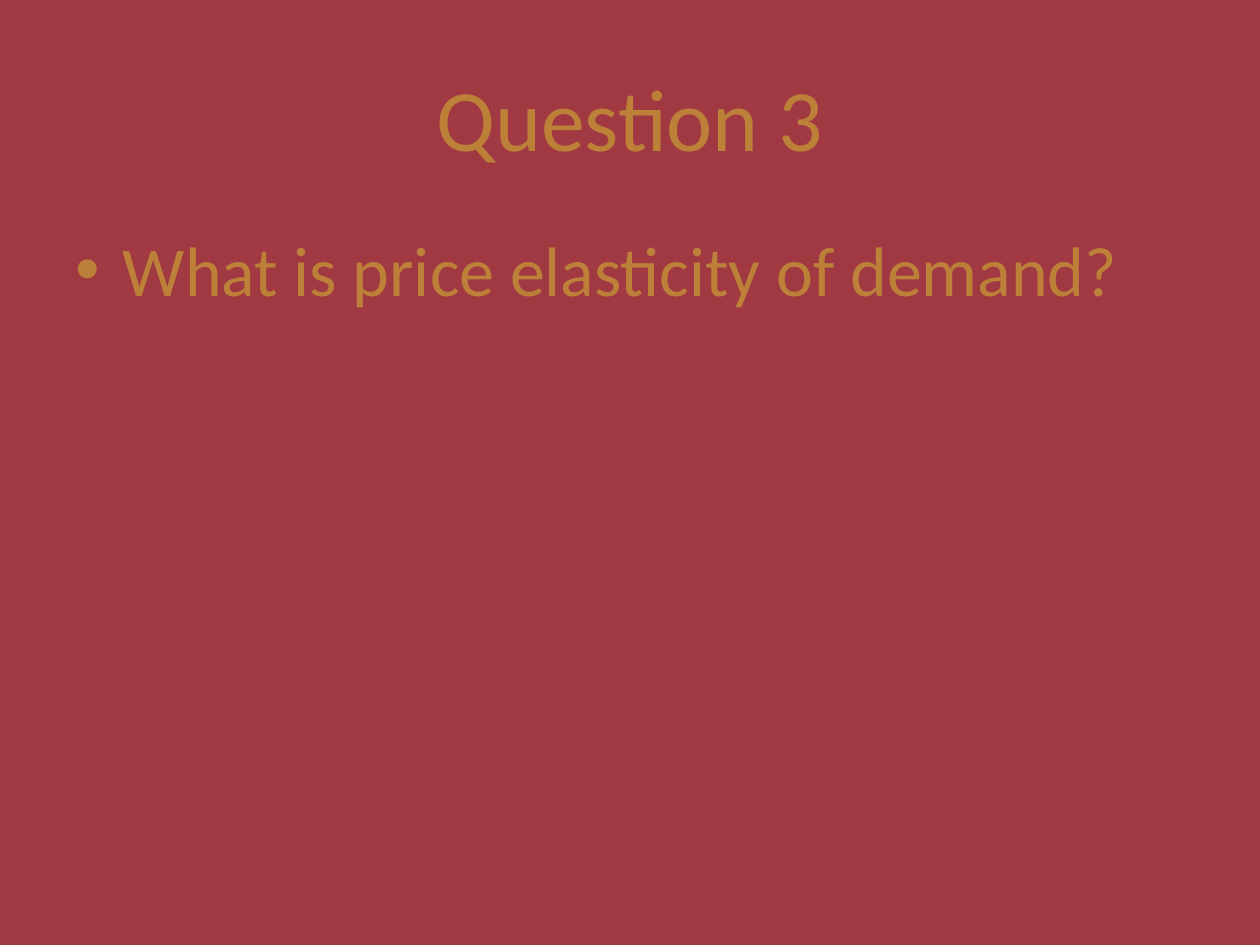
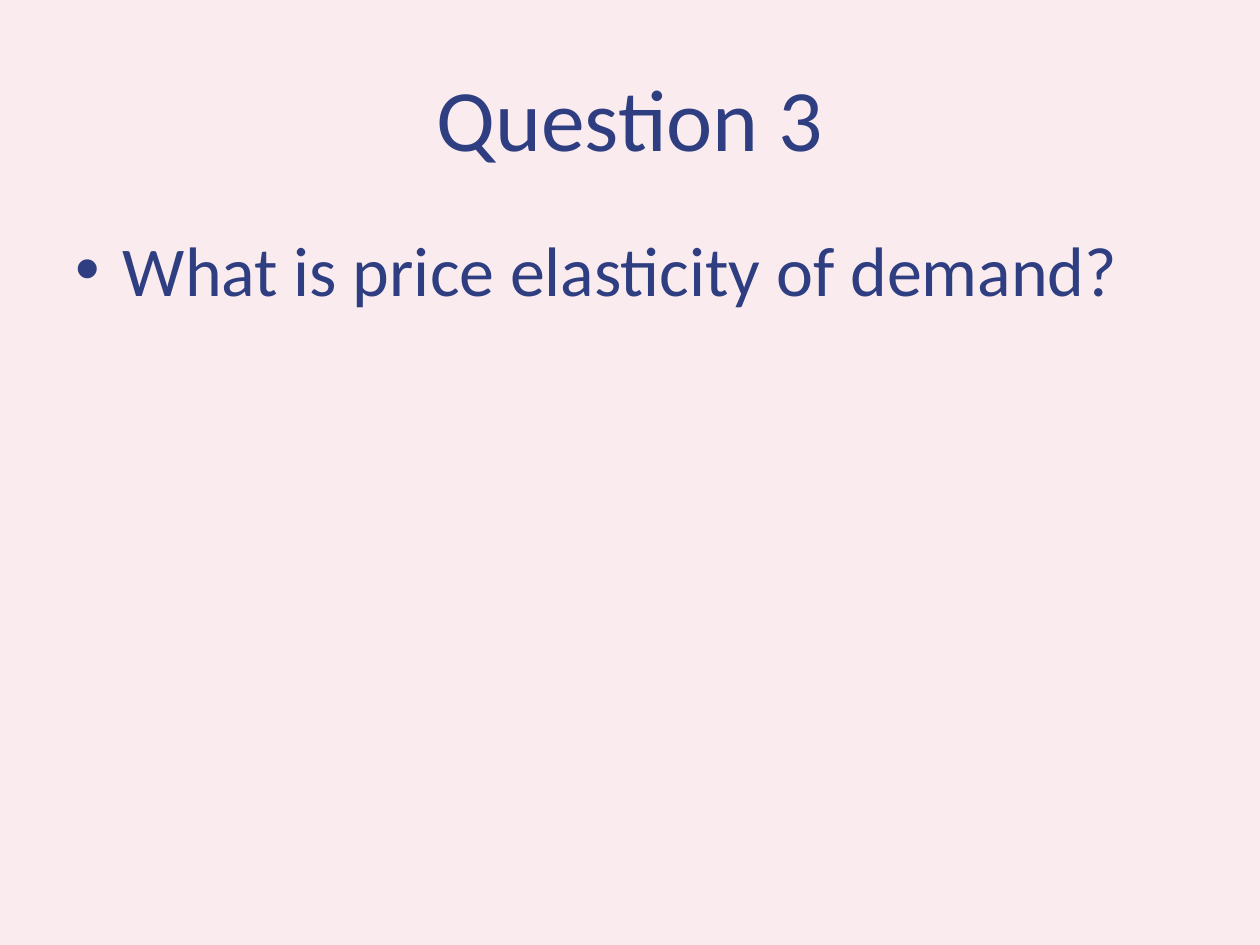
Before and after one commit to zhixiangteoh/tP, a slide deck: slide 7 of pptx/Micro-Economics.pptx (slide 6 before the commit). Drawn at 1260x945 pixels with LibreOffice and Linux fonts; fonts in the diff are those of the drawing. Boxes give left, top, right and bottom in pixels: in the first picture for what was removed or moved away, otherwise in the second. Text is boxed around its words. In the diff, an @@ line names an element or a change of style, - is before the commit and + after.

```diff
--- a/pptx/Micro-Economics.pptx
+++ b/pptx/Micro-Economics.pptx
@@ background #A13942 to #FAEBEF @@
@@ title "Question 3" at (437,90,823,163): text colour #BD8038 to #2E3E80 @@
@@ text "What is price elasticity of ..." at (123,247,1117,308): text colour #BD8038 to #2E3E80 @@
```
Also in this commit, not shown: 10 other slides changed, 1 slide added, 5 other files.
